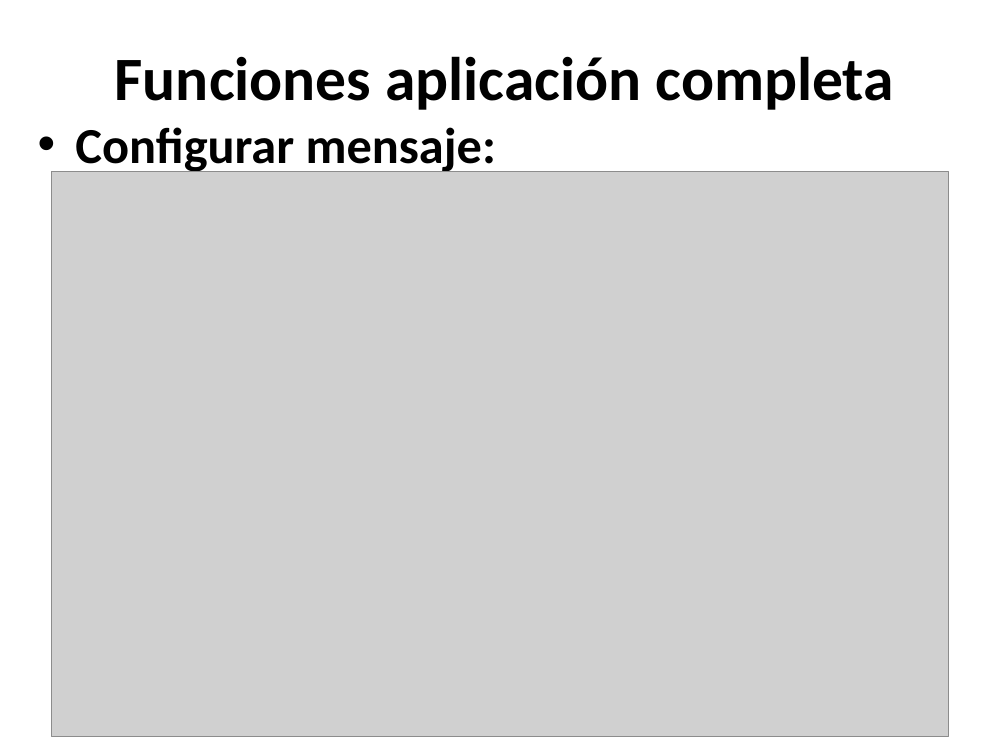
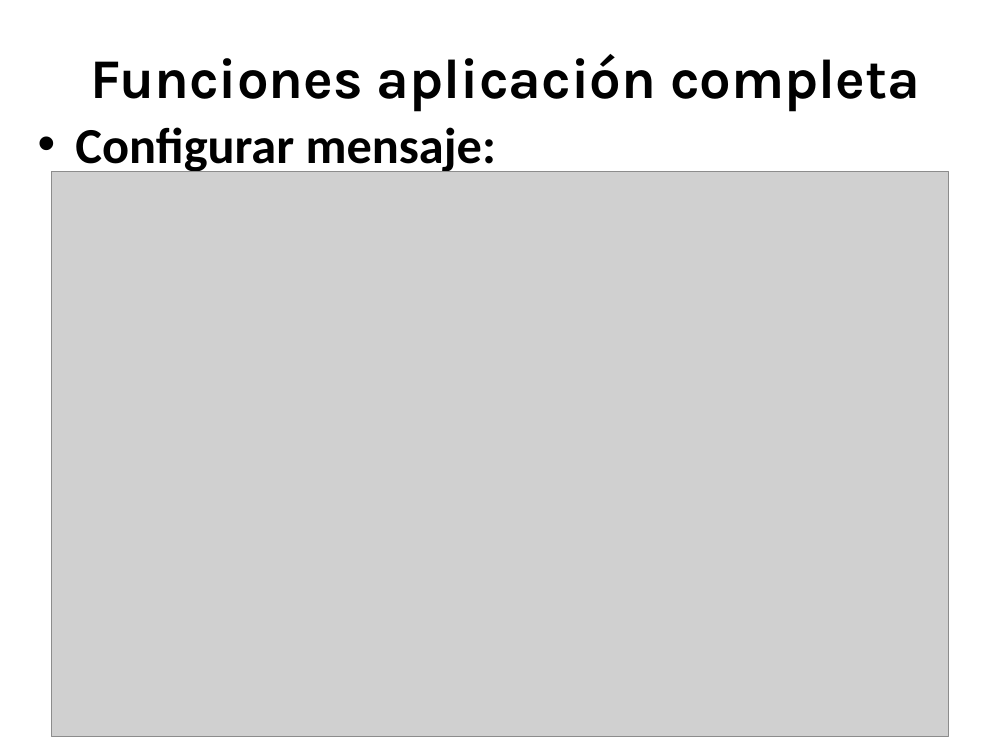
Before and after one commit to jmonetti/2012-1er-taller-de-desarrollo-de-proyectos-i, a slide deck: slide 30 of docs/Presentacion final/PresentacionFinal_V7.pptx. Drawn at 1008x756 pixels with LibreOffice and Linux fonts; fonts in the diff are those of the drawing; grey boxes stand for pictures; background and template pictures are left out. Boxes give left, top, right and bottom in pixels: in the first picture for what was removed or moved away, otherwise in the second. Text is boxed around its words. In the diff, an @@ line names an element or a change of style, - is before the commit and + after.

```diff
--- a/docs/Presentacion final/PresentacionFinal_V7.pptx
+++ b/docs/Presentacion final/PresentacionFinal_V7.pptx
@@ title "Funciones aplicación completa" at [90, 54, 920, 111]: size 44 to 40 pt, font Calibri to Karla @@
```
Also in this commit, not shown: 3 other slides changed, 2 slides added.
